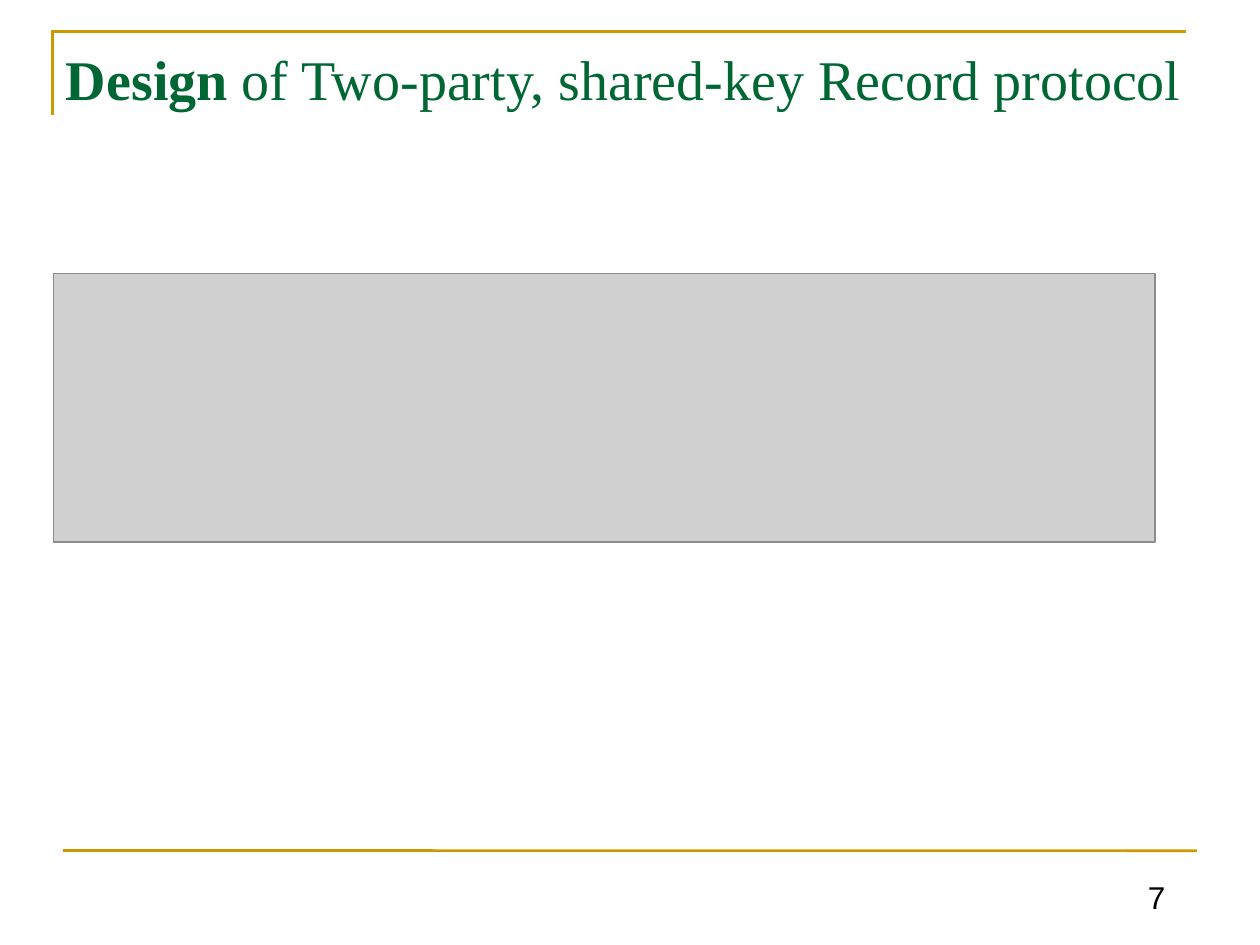
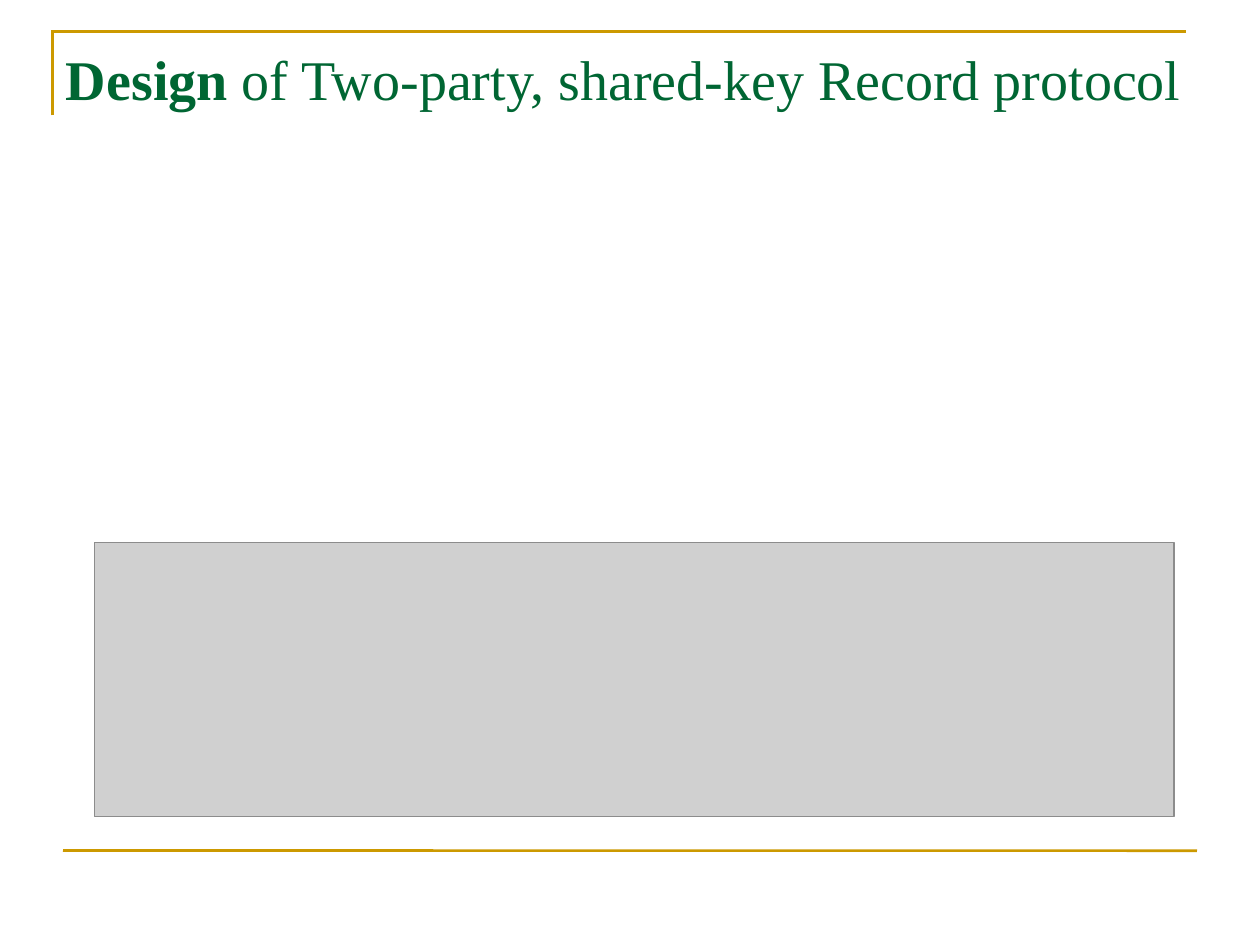
Before and after one commit to GhadaAlmashaqbeh/GhadaAlmashaqbeh.github.io, a slide deck: slide 7 of courses/cse3400-s2023/lecture8.pptx. Drawn at 1260x945 pixels with LibreOffice and Linux fonts; fonts in the diff are those of the drawing; grey boxes stand for pictures. Boxes give left, top, right and bottom in pixels: in the first picture for what was removed or moved away, otherwise in the second. Text is boxed around its words. In the diff, an @@ line names an element or a change of style, - is before the commit and + after.

Commit message:
edit lecture

```diff
--- a/courses/cse3400-s2023/lecture8.pptx
+++ b/courses/cse3400-s2023/lecture8.pptx
@@ picture removed at [54, 273, 1155, 542] @@
@@ picture added at [94, 542, 1174, 816] @@
@@ page number removed at [1148, 887, 1166, 909] @@
-7
```
Also in this commit, not shown: 1 other slide changed, 4 slides added, 3 slides removed, 3 other files.
